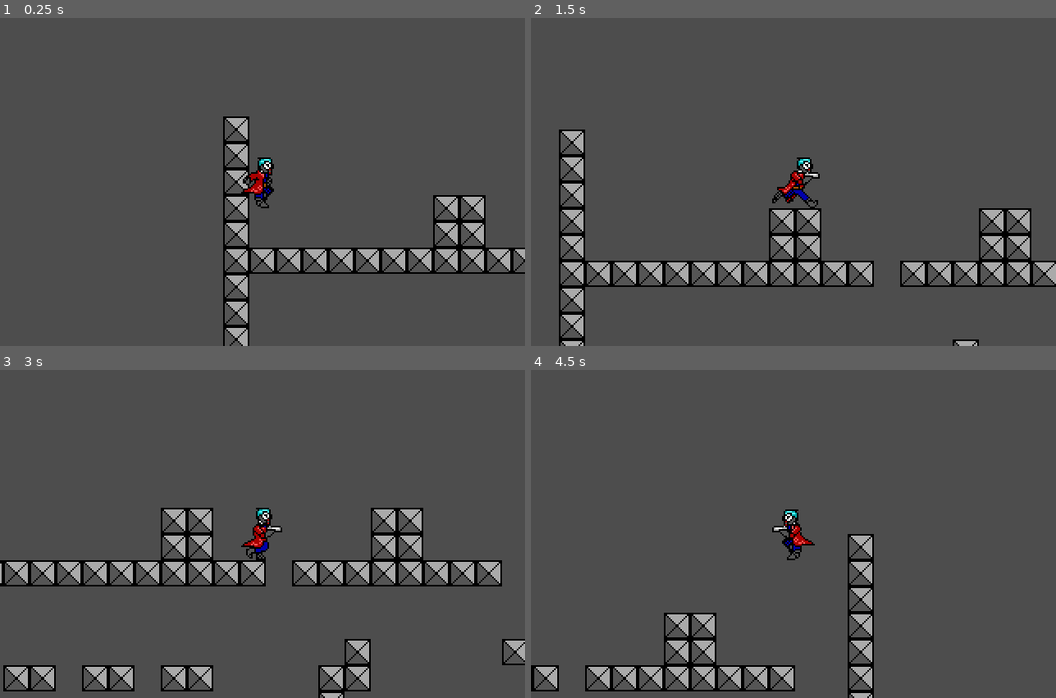
Above: before the commit, frames 1-4 (two rows, left to right).
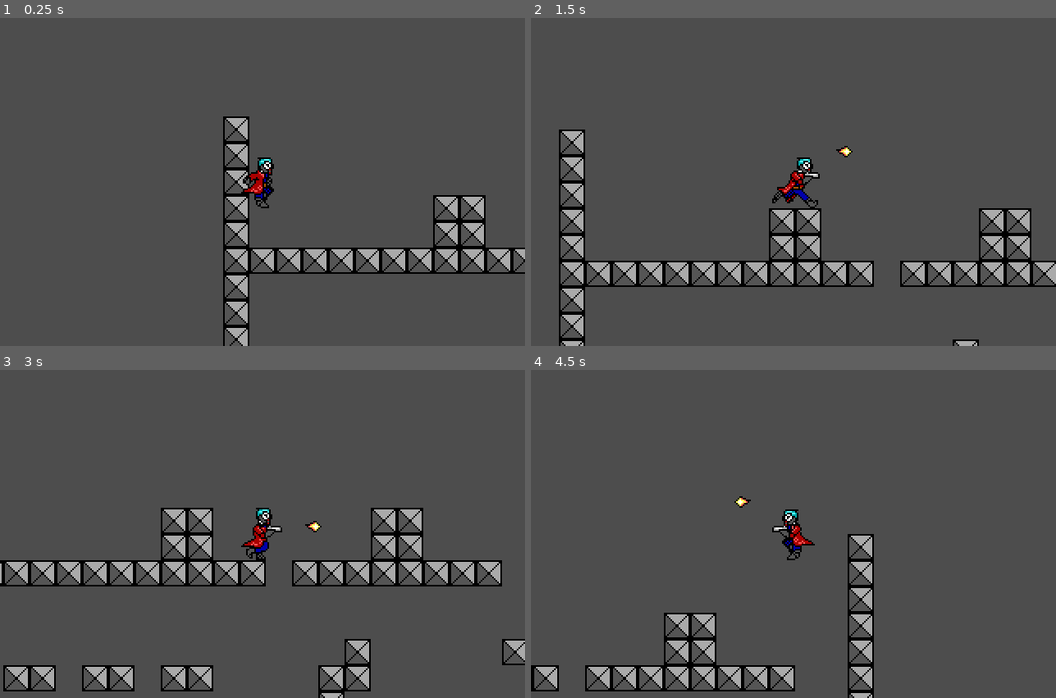
Above: after the commit, the same moments.

Repository: jucarave/nullfire
Game: Godot game, scene res://scenes/test_scene.tscn
The game is run twice, just before and just after one commit, with the same random seed, the same clock (stepped at 60 frames per second) and the same inputs. The project has no main scene, so this scene is started directly.
Inputs:
- Up to frame 1 (0.25 s): no input
- Up to frame 2 (1.5 s): hold Right (right) from 0.53 s (still down); tap A (shoot) at 0.6, 1.35 s; tap D (jump) at 0.77 s
- Up to frame 3 (3 s): tap D (jump) at 1.52 s; release Right (right) at 2.03 s; hold Left (left) 2.03-2.78 s; tap A (shoot) at 2.1, 2.85 s; hold Right (right) from 2.78 s (still down)
- Up to frame 4 (4.5 s): tap D (jump) at 3.02, 3.77 s; tap A (shoot) at 3.6, 4.35 s; release Right (right) at 4.28 s; hold Left (left) from 4.28 s (still down)

The runs differ from the first frame. In frame 2, less than 0.1% of the frame differs, in the area x 58-62%, y 39-43%; in frame 3, less than 0.1%; in frame 4, less than 0.1%.

Commit message:
feat: create projectiles
Creates projectiles when in the aiming frame and destroys them
either when they collide with something or when their time to live
gets to zero

Diff:
--- a/entities/player.gd
+++ b/entities/player.gd
@@ -6,13 +6,16 @@
 var weapon: String = "gun"                  # This allows for changing weapon in the animation sprite
 var is_animation_busy: bool = false         # The animations are usually controlled by a function, when this variable is true it means that we are busy playing an animation that must override the rest
 var shooting_lower_delay: float = 0         # In seconds, how much time needs to pass to lower the gun after the last shot
+var projectile: Projectile = null           # Current projectile
 
 @export var gravity: int = 10
 @export var movement_speed: int = 128
 @export var jump_force: int = -250
+@export var projectile_scene: PackedScene
 
 @onready var sprite: AnimatedSprite2D = $AnimatedSprite2D
 @onready var ceiling_raycast: ShapeCast2D = $CeilingRaycast
+@onready var projectile_spawn_point: Node2D = $ProjectileSpawnPoint
 
 func process_movement() -> void:
 	var hor: float = Input.get_axis("left", "right")
@@ -30,11 +33,29 @@
 func is_idle() -> bool:
 	return velocity.x == 0 and is_on_floor()
 
+func on_projectile_destroy() -> void:
+	projectile.on_destroy.disconnect(on_projectile_destroy)
+	projectile = null
+
+func spawn_projectile() -> void:
+	if projectile != null:
+		return
+
+	projectile = projectile_scene.instantiate()
+	get_tree().root.add_child(projectile)
+	projectile.global_position = global_position
+	projectile.initialize(sprite.flip_h, projectile_spawn_point.position)
+	projectile.on_destroy.connect(on_projectile_destroy)
+
 func process_shoot() -> void:
 	if  Input.is_action_just_pressed("shoot"):
-		if shooting_lower_delay == 0 && is_idle():
+		if shooting_lower_delay == 0 and is_idle():
 			is_animation_busy = true
 			sprite.play("idle_" + weapon + "_raise")
+
+		if shooting_lower_delay > 0 or not is_idle():
+			spawn_projectile()
+
 		shooting_lower_delay = SHOOT_LOWER_TIME
 
 func process_sprite(delta: float) -> void:
@@ -69,6 +90,7 @@
 		is_animation_busy = false
 	elif sprite.animation == "idle_" + weapon + "_raise":
 		is_animation_busy = false
+		spawn_projectile()
 		sprite.play("idle_gun_aim")
 
 func _process(delta: float) -> void:
--- a/entities/player.tscn
+++ b/entities/player.tscn
@@ -1,7 +1,8 @@
-[gd_scene load_steps=26 format=3 uid="uid://bp5i70pyp0jr0"]
+[gd_scene load_steps=27 format=3 uid="uid://bp5i70pyp0jr0"]
 
 [ext_resource type="Script" uid="uid://ca3wiu248mib4" path="res://entities/player.gd" id="1_b0kkn"]
 [ext_resource type="Texture2D" uid="uid://dtq4k8f3ja4oi" path="res://sprites/red_strike.png" id="1_merdl"]
+[ext_resource type="PackedScene" uid="uid://dpwqbsxsy3osx" path="res://entities/projectile.tscn" id="2_e4p34"]
 
 [sub_resource type="AtlasTexture" id="AtlasTexture_qsoyl"]
 atlas = ExtResource("1_merdl")
@@ -205,12 +206,13 @@
 [node name="Player" type="CharacterBody2D"]
 slide_on_ceiling = false
 script = ExtResource("1_b0kkn")
+projectile_scene = ExtResource("2_e4p34")
 
 [node name="AnimatedSprite2D" type="AnimatedSprite2D" parent="."]
 texture_filter = 1
 texture_repeat = 1
 sprite_frames = SubResource("SpriteFrames_e4p34")
-animation = &"fall_gun"
+animation = &"idle_gun_aim"
 
 [node name="CollisionShape2D" type="CollisionShape2D" parent="."]
 position = Vector2(0, 0.5)
@@ -224,4 +226,7 @@
 target_position = Vector2(0, -14)
 max_results = 1
 
+[node name="ProjectileSpawnPoint" type="Node2D" parent="."]
+position = Vector2(16, -4)
+
 [connection signal="animation_finished" from="AnimatedSprite2D" to="." method="_on_animated_sprite_2d_animation_finished"]
--- /dev/null
+++ b/entities/projectile.gd
@@ -0,0 +1,33 @@
+extends Area2D
+class_name Projectile
+
+@export var time_to_live: float = 0.6                 # In seconds, to prevent bullets flying across the map
+@export var velocity: float = 256
+
+@onready var sprite: Sprite2D = $Sprite2D
+
+signal on_destroy()
+
+func initialize(mirrored: bool, offset: Vector2) -> void:
+	sprite.flip_h = mirrored
+	global_position.y += offset.y
+
+	if mirrored:
+		velocity *= -1
+		global_position.x -= offset.x
+	else:
+		global_position.x += offset.x
+
+func destroy() -> void:
+	on_destroy.emit()
+	queue_free()
+
+func _on_body_entered(_body: Node2D) -> void:
+	destroy()
+
+func _process(delta: float) -> void:
+	position.x += velocity * delta
+
+	time_to_live -= delta
+	if time_to_live <= 0:
+		destroy()
--- /dev/null
+++ b/entities/projectile.tscn
@@ -0,0 +1,22 @@
+[gd_scene load_steps=4 format=3 uid="uid://dpwqbsxsy3osx"]
+
+[ext_resource type="Texture2D" uid="uid://ca0r6hlk5b7sv" path="res://sprites/projectiles.png" id="1_46mfb"]
+[ext_resource type="Script" uid="uid://chge71y1pq1ik" path="res://entities/projectile.gd" id="1_jfshl"]
+
+[sub_resource type="RectangleShape2D" id="RectangleShape2D_jfshl"]
+size = Vector2(10, 7)
+
+[node name="Projectile" type="Area2D"]
+script = ExtResource("1_jfshl")
+
+[node name="Sprite2D" type="Sprite2D" parent="."]
+texture_filter = 1
+texture_repeat = 1
+texture = ExtResource("1_46mfb")
+region_enabled = true
+region_rect = Rect2(0, 0, 10, 7)
+
+[node name="CollisionShape2D" type="CollisionShape2D" parent="."]
+shape = SubResource("RectangleShape2D_jfshl")
+
+[connection signal="body_entered" from="." to="." method="_on_body_entered"]
Not shown, changed: design/tasks.txt
Not shown, added: entities/projectile.gd.uid
Binary file added: sprites/projectiles.png
Not shown, added: sprites/projectiles.png.import
Binary file changed: sprites/red_strike.png
